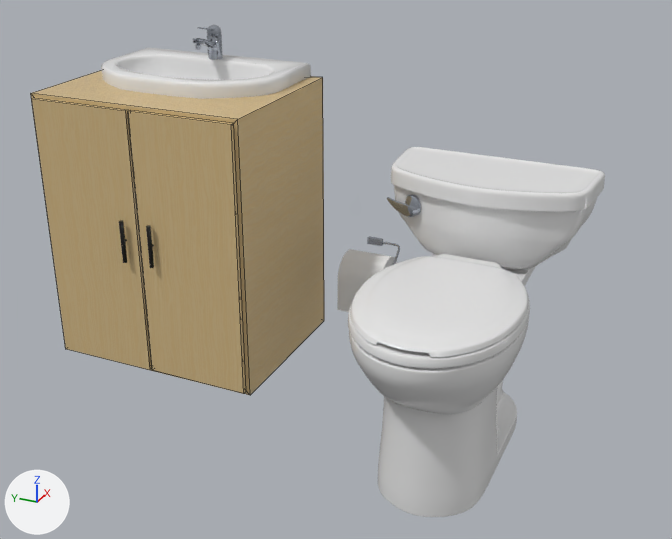
What one commit did to the Blender file 3d_models/table_sink/table_sink1.blend.
Both versions are drawn from a camera (50 mm lens) standing at (-1.798, -1.211, 1.217) and looking at (-0.138, -0.464, 0.387). Lighting does not change. The marker at lower left points along +X, +Y and +Z. Mesh edges are drawn as thin lines on the coarser meshes.

Names of what the first picture shows: 'table', 'toilet', 'toilet_paper_dispensor', 'washer'.
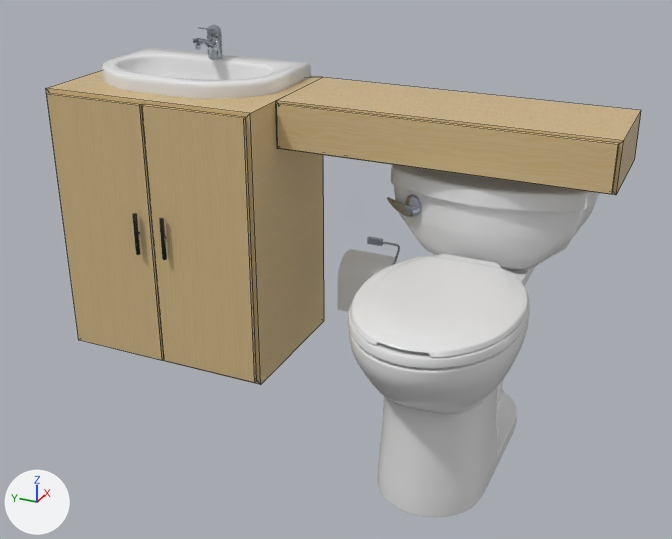
What differs and where, as boxes [x1, y1, x2, y2] in the pictures (672 x 539 px; the box of a moved part takes in the faces that stretch with it):
'table', reshaped: before [31, 70, 324, 395]; after [46, 70, 324, 385]
'table.001', added: after [276, 78, 641, 195]
part 1 of me_cube_001, moved or reshaped: before [32, 98, 152, 370]; after [47, 93, 164, 360]
part 2 of me_cube_001, moved or reshaped: before [128, 110, 246, 393]; after [142, 105, 257, 383]
part 3 of me_cube_001, moved or reshaped: before [31, 70, 324, 395]; after [46, 70, 324, 385]

The change in detail:
me_cube_001 has 83 vertices, 52 faces and spans x -2.05..0.0, y -2.0..0.0, z 0.22..2.0.
me_cube_001 is used by ob_table; location (0.169, 0.227, 0.0); scale (0.2, 0.26, 0.36).
Before the commit, vertices of me_cube_001: 0 (-2.0, -2.0, 0.22) at pixel (250, 395), 1 (-2.0, -2.0, 2.0) at pixel (237, 119), 2 (-2.0, 0.0, 0.22) at pixel (65, 349), 3 (-2.0, 0.0, 2.0) at pixel (30, 93), 8 (-2.0, -0.05, 0.26).
Before the commit, vertices of me_cube_001: 9 (-2.0, -1.95, 0.26), 10 (-2.0, -1.95, 1.96), 11 (-2.0, -0.05, 1.96).
me_cube_001 part 1: the loose piece of 8 vertices spanning x -2.05..-2.0, y -0.99..-0.04, z 0.25..1.98 is moved by (0.25, 0.0, 0.0).
me_cube_001 part 2: the loose piece of 8 vertices spanning x -2.05..-2.0, y -1.96..-1.01, z 0.25..1.98 is moved by (0.25, 0.0, 0.0).
Part 3, on me_cube_001:
Vertices 0 to 3, 8 to 11 of me_cube_001 move by (0.25, 0.0, 0.0).
Object 'table.001' (ob_table_001) is new; it shows a copy of the mesh of ob_table_001.
Its location is (0.169, 0.227, 0.0).
Its scale is (0.2, 0.26, 0.36).
